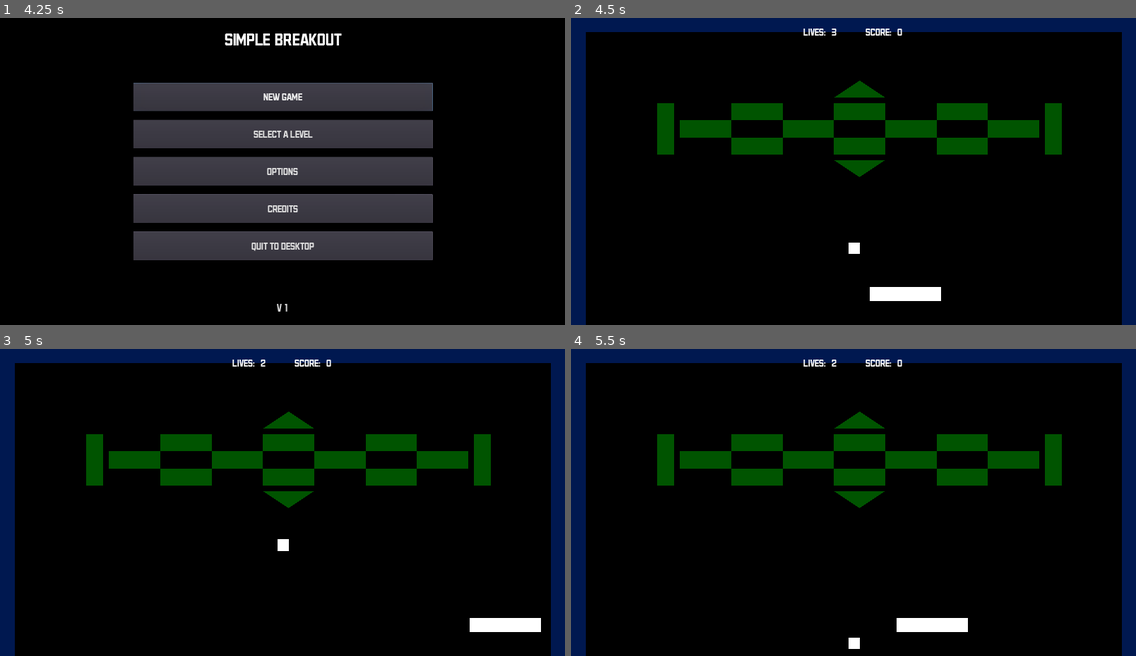
Above: before the commit, frames 1-4 (two rows, left to right).
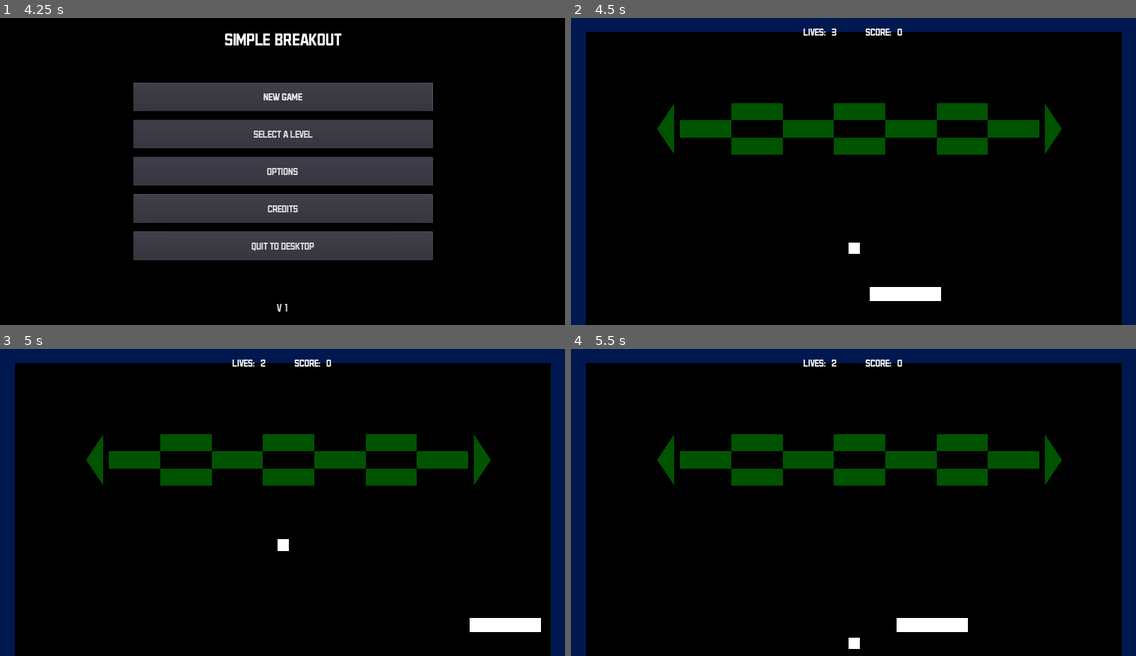
Above: after the commit, the same moments.

Repository: AlixBarreaux/simple-breakout
Game: Godot game, scene res://Scenes/GUI/MainMenu.tscn
The game is run twice, just before and just after one commit, with the same random seed, the same clock (stepped at 60 frames per second) and the same inputs. The engine's default icon, where the game draws it, is replaced by a stand-in: a white triangle on a blue panel in a dark square.
Inputs:
- Up to frame 1 (4.25 s): click "new game" at 0.5 s; click "new game" at 1.25 s; click "select a level" at 2 s; click "options" at 2.75 s; click "credits" at 3.5 s
- Up to frame 2 (4.5 s): tap Enter at 4.25 s; hold D (move_right) from 4.28 s (still down); tap Space (launch_ball) at 4.35 s
- Up to frame 3 (5 s): keep holding D (move_right)
- Up to frame 4 (5.5 s): release D (move_right) at 5.03 s; hold Q (move_left) from 5.03 s (still down); tap Space (launch_ball) at 5.1 s

Frame 1 is identical in both runs. In frame 2, 1.0% of the frame differs, in the area x 15-87%, y 20-52%; in frame 3, 1.0%; in frame 4, 1.0%.

Commit message:
cleanup the code from unecessary comments in various files

Diff:
--- a/Scenes/Bricks/BrickHealth.tscn
+++ b/Scenes/Bricks/BrickHealth.tscn
@@ -1,7 +1,7 @@
 [gd_scene load_steps=4 format=2]
 
 [ext_resource path="res://Scenes/Bricks/Brick.tscn" type="PackedScene" id=2]
-[ext_resource path="res://Scenes/HealthManager.tscn" type="PackedScene" id=3]
+[ext_resource path="res://Scenes/Bricks_Attributes/HealthManager.tscn" type="PackedScene" id=3]
 [ext_resource path="res://Scripts/brick_health.gd" type="Script" id=4]
 
 [node name="BrickHealth" instance=ExtResource( 2 )]
--- a/Scenes/Bricks/BrickTeleporting.tscn
+++ b/Scenes/Bricks/BrickTeleporting.tscn
@@ -1,7 +1,7 @@
 [gd_scene load_steps=3 format=2]
 
 [ext_resource path="res://Scenes/Bricks/BrickHealth.tscn" type="PackedScene" id=1]
-[ext_resource path="res://TeleportingManager.tscn" type="PackedScene" id=2]
+[ext_resource path="res://Scenes/Bricks_Attributes/TeleportingManager.tscn" type="PackedScene" id=2]
 
 [node name="BrickTeleporting" instance=ExtResource( 1 )]
 score_value = 50
--- a/TeleportingManager.tscn
+++ b/Scenes/Bricks_Attributes/TeleportingManager.tscn
@@ -1,6 +1,6 @@
 [gd_scene load_steps=2 format=2]
 
-[ext_resource path="res://teleporting_manager.gd" type="Script" id=1]
+[ext_resource path="res://Scripts/Bricks_Attributes/teleporting_manager.gd" type="Script" id=1]
 
 [node name="TeleportingManager" type="Node"]
 script = ExtResource( 1 )
--- a/Scenes/Levels/Level1.tscn
+++ b/Scenes/Levels/Level1.tscn
@@ -37,38 +37,30 @@
 [node name="Brick8" parent="Bricks" index="9" instance=ExtResource( 2 )]
 position = Vector2( 1460, 360 )
 
-[node name="Brick11" parent="Bricks" index="10" instance=ExtResource( 2 )]
+[node name="TriangleBrick19" parent="Bricks" index="10" instance=ExtResource( 2 )]
+position = Vector2( 300, 480 )
+rotation = -1.5708
+
+[node name="Polygon2D" parent="Bricks/TriangleBrick19" index="0"]
+polygon = PoolVector2Array( 0, 60, 180, 60, 90, 0 )
+
+[node name="CollisionPolygon2D" parent="Bricks/TriangleBrick19" index="1"]
+polygon = PoolVector2Array( 90, 0, 0, 60, 72.03, 60, 180, 60 )
+
+[node name="TriangleBrick20" parent="Bricks" index="11" instance=ExtResource( 2 )]
 position = Vector2( 1720, 300 )
 rotation = 1.5708
 
-[node name="Brick12" parent="Bricks" index="11" instance=ExtResource( 2 )]
-position = Vector2( 360, 300 )
-rotation = 1.5708
-
-[node name="TriangleBrick13" parent="Bricks" index="12" instance=ExtResource( 2 )]
-position = Vector2( 1100, 560 )
-rotation = -3.14159
-
-[node name="Polygon2D" parent="Bricks/TriangleBrick13" index="0"]
+[node name="Polygon2D" parent="Bricks/TriangleBrick20" index="0"]
 polygon = PoolVector2Array( 0, 60, 180, 60, 90, 0 )
 
-[node name="CollisionPolygon2D" parent="Bricks/TriangleBrick13" index="1"]
-polygon = PoolVector2Array( 90, 0, 0, 60, 180, 60 )
-
-[node name="TriangleBrick14" parent="Bricks" index="13" instance=ExtResource( 2 )]
-position = Vector2( 920, 220 )
-rotation = -6.28319
-
-[node name="Polygon2D" parent="Bricks/TriangleBrick14" index="0"]
-polygon = PoolVector2Array( 0, 60, 180, 60, 90, 0 )
-
-[node name="CollisionPolygon2D" parent="Bricks/TriangleBrick14" index="1"]
-polygon = PoolVector2Array( 90, 0, 0, 60, 180, 60 )
+[node name="CollisionPolygon2D" parent="Bricks/TriangleBrick20" index="1"]
+polygon = PoolVector2Array( 90, 0, 0, 60, 72.03, 60, 180, 60 )
 
 [node name="Music" parent="." index="6"]
 stream = ExtResource( 5 )
 autoplay = true
 
-[editable path="Bricks/TriangleBrick13"]
-[editable path="Bricks/TriangleBrick14"]
+[editable path="Bricks/TriangleBrick19"]
+[editable path="Bricks/TriangleBrick20"]
 [editable path="Balls"]
--- a/Scenes/Levels/Level3.tscn
+++ b/Scenes/Levels/Level3.tscn
@@ -37,8 +37,5 @@
 [node name="BrickHealth" parent="Bricks" index="9" instance=ExtResource( 2 )]
 position = Vector2( 900, 510 )
 
-[node name="HealthManager" parent="Bricks/BrickHealth" index="0"]
-max_health = 2
-
 [editable path="Bricks/BrickHealth"]
 [editable path="Balls"]
--- a/Scripts/Bricks_Attributes/health_manager.gd
+++ b/Scripts/Bricks_Attributes/health_manager.gd
@@ -12,8 +12,10 @@
 
 # ---------------------------------- RUN CODE ----------------------------------
 
+
 func _ready() -> void:
 	self._initialize_asserts()
+#	self.get_parent().modulate.a = 0.5
 
 
 # ------------------------------ DECLARE FUNCTIONS -----------------------------
@@ -25,6 +27,9 @@
 
 func decrease_current_health(amount: int) -> void:
 	self.current_health -= amount
+
+
+
 	self.emit_signal("health_decreased")
 	if self.current_health < 1:
 		self.current_health = 0
--- a/Scripts/GUI/lives_gui.gd
+++ b/Scripts/GUI/lives_gui.gd
@@ -16,16 +16,9 @@
 		self.hide()
 		return
 
-#	self._initialize_signals()
-	pass
 
 # ------------------------------ DECLARE FUNCTIONS -----------------------------
 
 
-func _initialize_signals() -> void:
-#	Events.connect("level_restarted", self, "reset")
-	pass
-
-
 func _on_LivesManager_lives_set(value: int) -> void:
 	self.lives_counter_label.text = str(value)
--- a/Scripts/GUI/main_menu.gd
+++ b/Scripts/GUI/main_menu.gd
@@ -4,13 +4,9 @@
 
 # ----------------------------- DECLARE VARIABLES ------------------------------
 
-#export var new_game_scene_to_load: PackedScene = null
-
-# TEST
 var game_scene_path: String = "res://Scenes/Game.tscn"
 export var new_game_level_to_load_path: String = ""
-# CHECK FOR BOTH NOT EMPTY !!!!
-# END TEST
+
 
 # Buttons
 onready var new_game_button: Button = $ColorRect/ButtonsContainer/NewGameButton
@@ -34,39 +30,20 @@
 
 
 func _initialize_asserts() -> void:
-#	assert(self.new_game_scene_to_load != null)
-	pass
+	assert(self.new_game_level_to_load_path != "")
 
 
 # Buttons Signals
 func _on_NewGameButton_pressed() -> void:
 	# warning-ignore: return_value_discarded
 	var error_code: int = 0
-#	get_tree().change_scene_to(self.new_game_scene_to_load)
 
-
-
-
-
-	# TEST
-	# ENABLE LIVES
 	Global.set_enable_lives(true)
 
 	Global.set_load_next_level(false)
 
 	error_code = self.get_tree().change_scene(self.game_scene_path)
 	Global.set_level_to_load_path(self.new_game_level_to_load_path)
-	# END TEST
-
-
-
-
-
-
-
-
-
-
 
 
 func _on_SelectLevelButton_pressed() -> void:
--- a/Scripts/brick.gd
+++ b/Scripts/brick.gd
@@ -18,6 +18,7 @@
 
 
 # ------------------------------ DECLARE FUNCTIONS -----------------------------
+
 
 func _initialize_asserts() -> void:
 	# The Score Value must be set in the inspector!
--- a/Scripts/brick_health.gd
+++ b/Scripts/brick_health.gd
@@ -16,9 +16,8 @@
 
 
 func _initialize_signals() -> void:
-	# warning-ignore: return_value_discarded
+	# warning-ignore: return_value_discardedddddd
 	health_manager.connect("died", self, "on_died")
-#	health_manager.connect("health_decreased", self, "on_health_decreased")
 
 
 func _receive_ball_collision() -> void:
--- a/Scripts/game.gd
+++ b/Scripts/game.gd
@@ -17,12 +17,5 @@
 	var level_node: Node2D = self.add_child(level_to_load_instance)
 	self.move_child(level_to_load_instance, 0)
 
-	# Check if the LivesManager should be instanced in the scene tree
-#	if Global.get_enable_lives():
-#		self.add_child(self.lives_manager_instance)
-#		print(self.name, " : Lives are enabled!")
-#	else:
-#		print(self.name, " : Lives are disabled!")
-
 
 # ------------------------------ DECLARE FUNCTIONS -----------------------------
--- a/Scripts/level.gd
+++ b/Scripts/level.gd
@@ -26,18 +26,7 @@
 func _ready() -> void:
 	self._initialize_asserts()
 	self._initialize_signals()
-#	self._initialize()
 	self.show()
-
-#	check_for_next_level_to_load()
-#	_on_LevelTransitionTimer_timeout()
-
-
-
-#func check_for_next_level_to_load() -> void:
-#	if not self.load_next_level:
-#		return
-#	next_level_to_load = load(menu_to_load_at_end_path)
 
 
 # ------------------------------ DECLARE FUNCTIONS -----------------------------
--- a/Scripts/paddle.gd
+++ b/Scripts/paddle.gd
@@ -12,8 +12,7 @@
 onready var paddle_width: int = $CollisionShape2D.shape.get_extents().x setget , get_paddle_width
 # END TEST
 
-func get_paddle_width() -> int:
-	return paddle_width
+
 # ---------------------------------- RUN CODE ----------------------------------
 
 func _physics_process(_delta: float) -> void:
@@ -29,3 +28,8 @@
 
 
 # ------------------------------ DECLARE FUNCTIONS -----------------------------
+
+# TEST
+func get_paddle_width() -> int:
+	return paddle_width
+# END TEST
--- a/project.godot
+++ b/project.godot
@@ -152,7 +152,7 @@
 "base": "Node",
 "class": "TeleportingManager",
 "language": "GDScript",
-"path": "res://teleporting_manager.gd"
+"path": "res://Scripts/Bricks_Attributes/teleporting_manager.gd"
 }, {
 "base": "Label",
 "class": "VersionLabel",
Renamed: Scenes/HealthManager.tscn -> Scenes/Bricks_Attributes/HealthManager.tscn
Renamed: teleporting_manager.gd -> Scripts/Bricks_Attributes/teleporting_manager.gd
